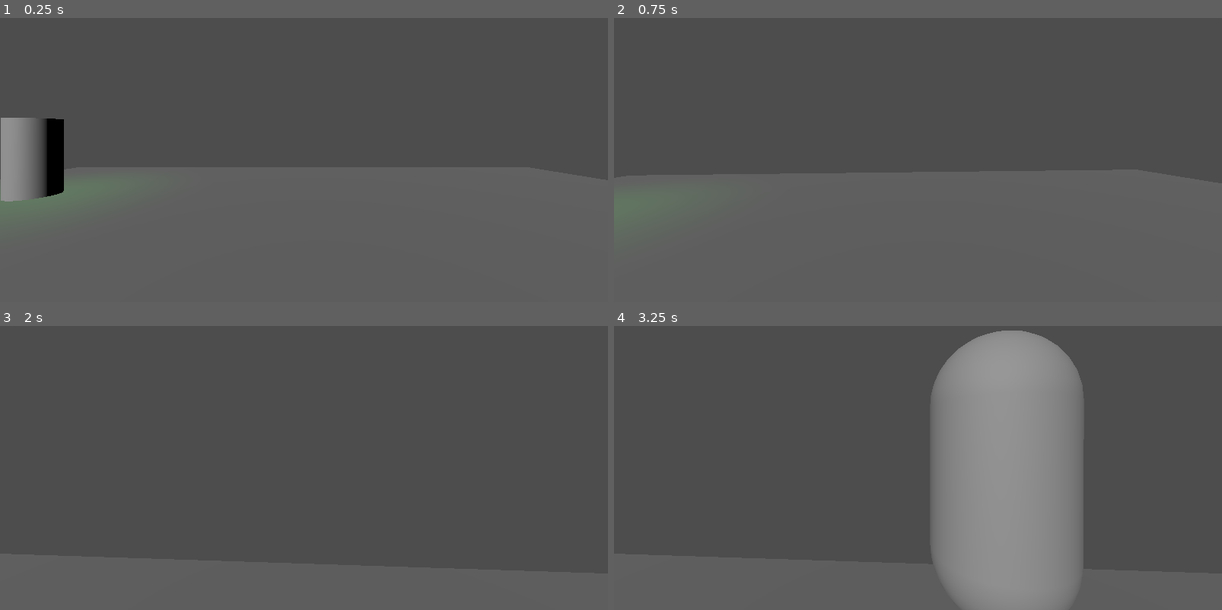
Above: before the commit, frames 1-4 (two rows, left to right).
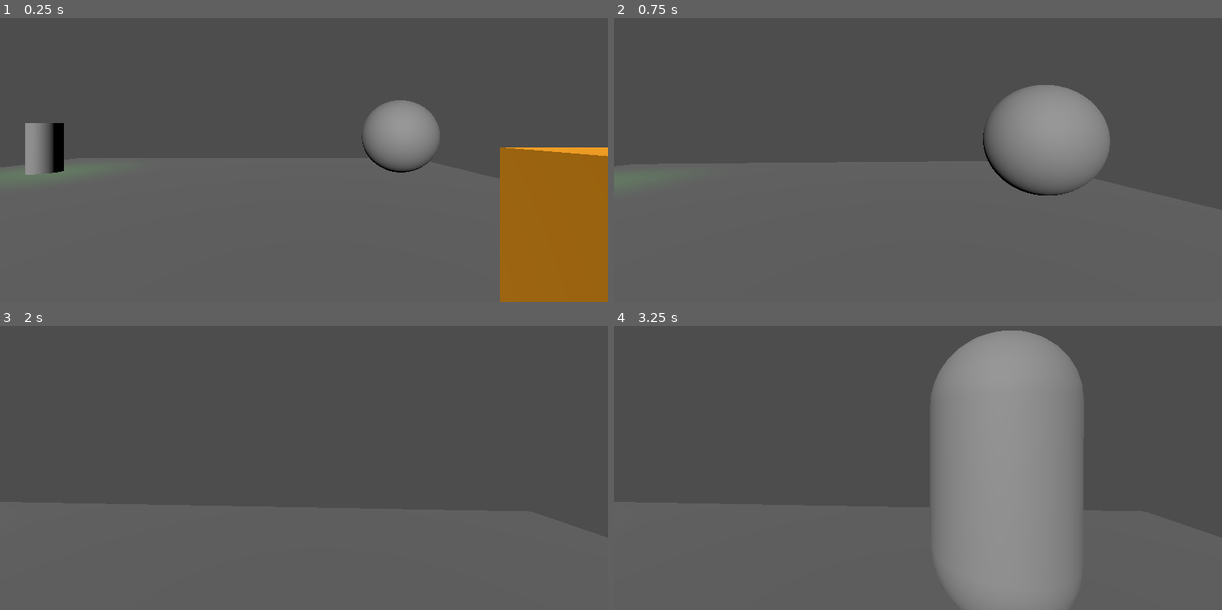
Above: after the commit, the same moments.

Repository: hadll/i-unno
Game: Godot game, scene res://scenes/playground_chloe.tscn
The game is run twice, just before and just after one commit, with the same random seed, the same clock (stepped at 60 frames per second) and the same inputs. This scene is started directly instead of the project's main scene.
Inputs (mouse positions are in pixels of both pictures, inside the frame that each line leads up to):
- Up to frame 1 (0.25 s): no input
- Up to frame 2 (0.75 s): tap Enter at 0.5 s; move the mouse to (948, 128) at 0.52 s; hold W (move_forward) from 0.53 s (still down); tap 1 (freecam_on) at 0.6 s; click (948, 128) at 0.67 s
- Up to frame 3 (2 s): keep holding W (move_forward); tap Space (move_jump) at 0.77, 1.52 s; move the mouse to (273, 439) at 1.27 s; tap 2 (freecam_swap) at 1.35 s; click (273, 439) at 1.42 s
- Up to frame 4 (3.25 s): keep holding W (move_forward); tap Space (move_jump) at 2, 3.02 s; move the mouse to (930, 433) at 2.02 s; tap Ctrl (move_crouch) at 2.1 s; click (930, 433) at 2.17 s; tap Enter at 2.75 s; move the mouse to (911, 445) at 2.77 s; tap Shift (move_sprint) at 2.85 s; click (911, 445) at 2.92 s

The runs differ from the first frame. In frame 1, 15% of the frame differs, in the area x 0-100%, y 28-100%; in frame 2, 5.6%; in frame 3, less than 0.1%; in frame 4, less than 0.1%.
Error in both runs: Cannot call method 'shader_create_from_spirv' on a null value. (res://scripts/ditherer.gd:25)

Commit message:
free mouse option

Diff:
--- a/scenes/player.tscn
+++ b/scenes/player.tscn
@@ -22,6 +22,7 @@
 [node name="CrouchingCollider" type="CollisionShape3D" parent="." unique_id=2142679757]
 transform = Transform3D(1, 0, 0, 0, 1, 0, 0, 0, 1, 0, 0.99973834, 0)
 shape = SubResource("CapsuleShape3D_p0vlq")
+disabled = true
 
 [node name="StandingMesh" type="MeshInstance3D" parent="." unique_id=1842855089]
 transform = Transform3D(1, 0, 0, 0, 1, 0, 0, 0, 1, 0, 0.99946284, 0)
@@ -30,6 +31,7 @@
 
 [node name="CrouchingMesh" type="MeshInstance3D" parent="." unique_id=1758734265]
 transform = Transform3D(1, 0, 0, 0, 1, 0, 0, 0, 1, 0, 0.99946284, 0)
+visible = false
 layers = 2
 mesh = SubResource("CapsuleMesh_v6fml")
 
--- a/scenes/playground.tscn
+++ b/scenes/playground.tscn
@@ -51,6 +51,7 @@
 [node name="PlayerCamera" parent="." unique_id=700953360 instance=ExtResource("3_t01tg")]
 
 [node name="Player" parent="." unique_id=1396057957 instance=ExtResource("2_8tsvv")]
+free_mouse = true
 
 [node name="StaticBody3D" type="StaticBody3D" parent="." unique_id=952792393]
 
--- a/scenes/playground_chloe.tscn
+++ b/scenes/playground_chloe.tscn
@@ -54,9 +54,9 @@
 script = ExtResource("1_i8aiw")
 
 [node name="PlayerCamera" parent="." unique_id=700953360 instance=ExtResource("3_lrhon")]
-is_main = true
 
 [node name="Player" parent="." unique_id=1396057957 instance=ExtResource("2_qokby")]
+transform = Transform3D(1, 0, 0, 0, 1, 0, 0, 0, 1, 3.3534713, 0, 3.1232643)
 
 [node name="StaticBody3D" type="StaticBody3D" parent="." unique_id=952792393]
 
--- a/scripts/mouse_click_trigger_3d.gd
+++ /dev/null
@@ -1,10 +0,0 @@
-extends GlobalClickTrigger
-class_name MouseClickTrigger3D
-
-func on_player_input(event: InputEvent) -> void:
-	if event is not InputEventMouseButton:
-		return
-	var from = Player.me.camera.project_ray_origin(event.position)
-	var to = from + Player.me.camera.project_ray_normal(event.position) * 1000
-
-	super(event)
--- a/scripts/player.gd
+++ b/scripts/player.gd
@@ -18,6 +18,8 @@
 @export var crouch_speed := 10.0
 @export var sensitivity := 1.0
 @export var disable_gravity := false
+
+@export var free_mouse := false
 
 @onready var jump_force := sqrt(2 * jump_height * gravity)
 
@@ -43,11 +45,11 @@
 
 func _ready() -> void:
 	camera_request = PlayerCamera.me.request_camera(global_transform, self, false)
-	capture_mouse()
+	if not free_mouse: capture_mouse()
 
 func _process(delta: float) -> void:
 	if Input.is_action_just_pressed(&"meta_exit"):
-		Input.mouse_mode = Input.MOUSE_MODE_VISIBLE
+		release_mouse()
 
 	if Input.is_action_just_pressed(&"freecam_on"):
 		detached_freecam = not detached_freecam
@@ -65,16 +67,27 @@
 	camera_point.position.y = lerpf(target_height, camera_point.position.y, exp(-delta * crouch_speed))
 
 	PlayerCamera.me.edit_request_transform(camera_request, camera_point.global_transform)
-	raycast.force_raycast_update()
-	if raycast.get_collider() != looking_at:
+
+	var query := PhysicsRayQueryParameters3D.new()
+	query.exclude = [get_rid()]
+	if free_mouse:
+		var mouse_pos := get_viewport().get_mouse_position()
+		query.from = PlayerCamera.me.project_ray_origin(mouse_pos)
+		query.to = query.from + PlayerCamera.me.project_ray_normal(mouse_pos) * 1000
+	else:
+		query.from = camera_point.global_position
+		query.to = camera_point.global_position - camera_point.global_basis.z * 2.5
+	var intersection := get_world_3d().direct_space_state.intersect_ray(query)
+	var now_looking_at := intersection.get("collider") as CollisionObject3D
+	if now_looking_at != looking_at:
 		if looking_at:
 			stopped_looking_at.emit(looking_at)
-		looking_at = raycast.get_collider() as CollisionObject3D
+		looking_at = now_looking_at
 		if looking_at:
 			started_looking_at.emit(looking_at)
 
 func _input(event: InputEvent) -> void:
-	if Input.mouse_mode != Input.MOUSE_MODE_CAPTURED:
+	if not free_mouse and Input.mouse_mode != Input.MOUSE_MODE_CAPTURED:
 		if event is InputEventMouseButton:
 			if event.is_pressed():
 				capture_mouse()
Not shown, removed: scripts/mouse_click_trigger_3d.gd.uid
